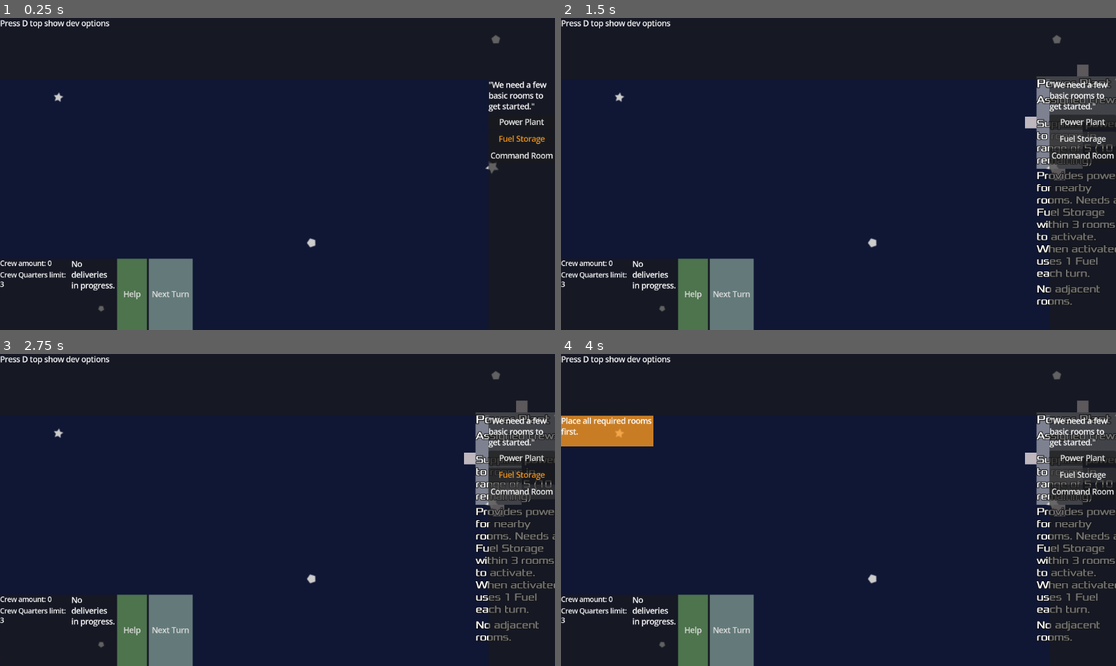
Above: before the commit, frames 1-4 (two rows, left to right).
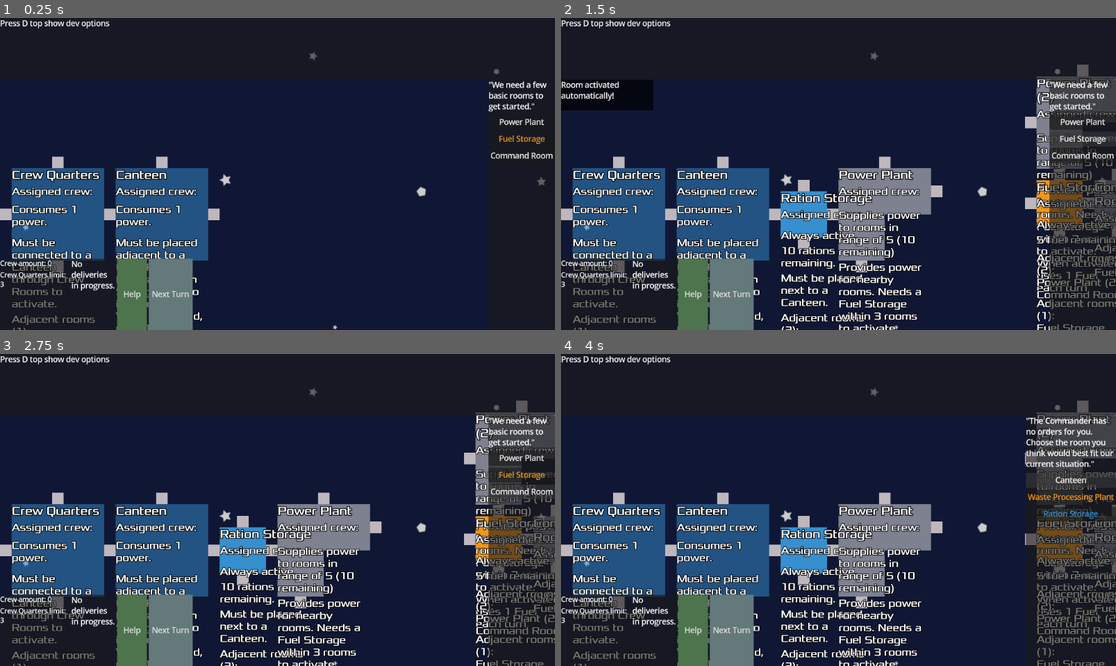
Above: after the commit, the same moments.

Repository: juhanikat/mothership
Game: Godot game, scene res://scenes/main.tscn
The game is run twice, just before and just after one commit, with the same random seed, the same clock (stepped at 60 frames per second) and the same inputs. The engine's default icon, where the game draws it, is replaced by a stand-in: a white triangle on a blue panel in a dark square.
Inputs (mouse positions are in pixels of both pictures, inside the frame that each line leads up to):
- Up to frame 1 (0.25 s): no input
- Up to frame 2 (1.5 s): click "Power Plant" at 0.5 s; click "Fuel Storage" at 1.25 s
- Up to frame 3 (2.75 s): click "Command Room" at 2 s
- Up to frame 4 (4 s): click "Next Turn" at 2.75 s; click (1071, 481) at 3.5 s, where only the run after the commit has a clickable "Canteen"

The runs differ from the first frame. In frame 1, 11% of the frame differs, in the area x 0-99%, y 5-100%; in frame 2, 25%; in frame 3, 23%; in frame 4, 27%, in the area x 0-100%, y 5-100%.

Commit message:
spawn testing rooms when the game opens, and fix some bugs related to crew

Diff:
--- a/data_scripts/RoomData.gd
+++ b/data_scripts/RoomData.gd
@@ -209,7 +209,7 @@
 }
 
 const _data_analysis_data: Dictionary[String, Variant] = {
-	"room_name": " Data Analysis",
+	"room_name": "Data Analysis",
 	"room_shape": RoomShape.LShape,
 	"room_desc": "If activated at the start of a turn, adds an extra room option to choose from.",
 	"room_category": RoomCategory.RESEARCH_ROOM,
--- a/gameplay_scripts/CrewMember.gd
+++ b/gameplay_scripts/CrewMember.gd
@@ -18,10 +18,10 @@
 		global_position = global_mouse_pos
 
 
-func init_crew_member(p_name: String, p_crew_quarters: Room, p_assigned_to: Room):
+## NOTE: <assigned_to> is set inside a function in RoomGameplay.gd.
+func init_crew_member(p_name: String, p_crew_quarters: Room):
 	crewmember_name = p_name
 	crew_quarters = p_crew_quarters
-	assigned_to = p_assigned_to
 
 	name_label.text = crewmember_name
 
--- a/gameplay_scripts/hud/hud.gd
+++ b/gameplay_scripts/hud/hud.gd
@@ -18,7 +18,7 @@
 @export var dev_toolbar: HBoxContainer
 @export var dev_options_hint_label: RichTextLabel
 
-var total_crew: int = 0
+var total_crew: int = 0 # changed by the update() function in this script
 var crew_quarters_limit: int
 
 @onready var main: Main = get_parent()
@@ -117,14 +117,9 @@
 	GlobalSignals.turn_advanced.emit()
 
 
-func _on_crew_added(amount: int) -> void:
-	total_crew += amount
-	total_crew_amount_label.text = "Crew amount: %s" % [str(total_crew)]
-
-
-func _on_crew_removed(amount: int) -> void:
-	total_crew -= amount
-	total_crew_amount_label.text = "Crew amount: %s" % [str(total_crew)]
+func update_crew_amount_label(crew_change: int) -> void:
+	total_crew += crew_change
+	total_crew_amount_label.text = "Total crew: %s" % [str(total_crew)]
 
 
 func _on_crew_quarters_limit_raised(amount: int) -> void:
--- a/gameplay_scripts/main.gd
+++ b/gameplay_scripts/main.gd
@@ -13,9 +13,11 @@
 # All room info boxes are children of this node
 @export var room_info_nodes: Control
 @export var room_selection: RoomSelection
+@export var testing_room_nodes: Node2D # holds rooms that are spawned when the game starts, for testing
+@export var testing_room_locations: Node2D # holds locations for above rooms
 
 var room_scene = load("res://scenes/room.tscn")
-var room_info_scene = load("res://scenes/room_info.tscn")
+
 var path_start: Vector2
 var path_start_room: Room # the room where the path starts
 var path_end: Vector2
@@ -34,6 +36,17 @@
 var used_crew_names: Array[String] = [] # to make sure no crew member name is used twice, should improve this later
 
 @onready var hud = get_node("HUD")
+
+var create_testing_rooms: bool = true
+
+
+## Creates a new room at position, and adds it as a child to TestingRoom.
+func create_testing_room(room_type: RoomData.RoomType, pos: Vector2) -> Room:
+	var new_room = room_scene.instantiate()
+	new_room.init_room(RoomData.room_data[room_type])
+	new_room.global_position = pos
+	testing_room_nodes.add_child(new_room)
+	return new_room
 
 
 func _ready() -> void:
@@ -46,6 +59,25 @@
 	GlobalSignals.crew_quarters_limit_raised.connect(_on_crew_quarters_limit_raised)
 	GlobalSignals.crew_quarters_limit_lowered.connect(_on_crew_quarters_limit_lowered)
 	GlobalSignals.turn_advanced.connect(_on_next_turn)
+
+	if create_testing_rooms:
+		var testing_room_types = [RoomData.RoomType.CREW_QUARTERS, RoomData.RoomType.CANTEEN, RoomData.RoomType.RATION_STORAGE, RoomData.RoomType.POWER_PLANT, RoomData.RoomType.FUEL_STORAGE, RoomData.RoomType.COMMAND_ROOM]
+		for location: Node2D in testing_room_locations.get_children():
+			# creates testing room and adds it as a child to TestingRooms.
+			# it's best to keep TestingROomLocations in a straight line so the rooms can connect easily
+			# also, make sure the amount of spawned rooms matches the amount of locations!
+			var new_room = create_testing_room(testing_room_types.pop_front(), location.global_position)
+			# connects all rooms that are placed by default, as long as they are near enough one another
+			var all_connectors: Array[Connector]
+			all_connectors.assign(get_tree().get_nodes_in_group("Connector"))
+			var connector_pair: Array[Connector] = RoomConnections.find_connector_pairing(new_room.get_own_connectors(), all_connectors, 1000)
+			if len(connector_pair) > 0 and not new_room.locked:
+				await new_room.connect_rooms(connector_pair)
+
+			await get_tree().physics_frame
+			for room: Room in get_tree().get_nodes_in_group("Room"):
+				assert(len(room.overlapping_rooms) == 0, "Testing rooms did not connect properly, move the locations around a bit.")
+
 
 
 func _physics_process(_delta: float) -> void:
@@ -119,31 +151,14 @@
 			return
 
 	var new_room: Room = room_scene.instantiate()
-	var new_room_shape = new_room_data["room_shape"]
 	new_room.init_room(new_room_data, true)
 	new_room.global_position = get_global_mouse_position()
-
-	var room_name = new_room_data["room_name"]
-	var overwrite_name = ""
-	if not spawned_room_names.get(room_name):
-		spawned_room_names[room_name] = 1
-	else:
-		spawned_room_names[room_name] += 1
-	if spawned_room_names[room_name] > 1:
-		overwrite_name = "%s (%s)" % [room_name, spawned_room_names[room_name]]
 
 	if len(get_tree().get_nodes_in_group("Room")) == 0:
 		# this room is the first room
 		new_room.is_starting_room = true
+	# everything else, like creating room_info, is done inside the room's _ready() function
 	room_nodes.add_child(new_room)
-
-	# room info is a child of main scene because otherwise it will rotate with the room
-	var new_room_info: RoomInfo = room_info_scene.instantiate()
-	new_room_info.init_room_info(new_room, new_room_data, overwrite_name)
-	new_room_info.global_position = new_room.global_position + RoomData.room_info_pos[new_room_shape]
-	new_room.room_info = new_room_info
-
-	room_info_nodes.add_child(new_room_info)
 	return new_room
 
 
--- a/gameplay_scripts/room/RoomConnections.gd
+++ b/gameplay_scripts/room/RoomConnections.gd
@@ -131,7 +131,7 @@
 
 
 ## loop through all connectors (in the entire game),
-## and find first two connectors that are in range of each other.
+## and find the closest two connectors that are in range of each other.
 ## If found, returns a list containing both connectors, and an empty list otherwise.
 static func find_connector_pairing(current_room_connectors: Array[Connector], all_connectors: Array[Connector], max_distance: int) -> Array[Connector]:
 	var closest_pair: Array[Connector] = []
--- a/gameplay_scripts/room/RoomGameplay.gd
+++ b/gameplay_scripts/room/RoomGameplay.gd
@@ -186,14 +186,17 @@
 
 ## Assings a crew member to this room, removing them from their previous room. Also updates both affected room_info nodes.
 func assign_crew(crew_member: CrewMember) -> void:
-	var previous_room = crew_member.assigned_to
+	var previous_room: Room = crew_member.assigned_to
 	if previous_room:
+		if previous_room == parent_room:
+			return
 		previous_room.crew_member_node.remove_child(crew_member)
-		previous_room = null
 		previous_room.room_info.update_assigned_crew_container(previous_room.crew_member_node.get_children())
 	crew_member.assigned_to = parent_room
 	parent_room.crew_member_node.add_child(crew_member)
 	parent_room.room_info.update_assigned_crew_container(parent_room.crew_member_node.get_children())
+	crew_member.hide()
+	parent_room.highlight(1)
 
 
 ## Called by main when the turn is advanced. Does not listen to a signal because things need to be done in order,
@@ -271,10 +274,11 @@
 			for i in range(crew_amount):
 				# creates new crew members, fix this if Crew Quarters can ever be disabled and enabled again
 				var new_crew_member: CrewMember = crew_member_scene.instantiate()
-				new_crew_member.init_crew_member(new_crew_member.create_random_name(main.used_crew_names), parent_room, parent_room)
+				new_crew_member.init_crew_member(new_crew_member.create_random_name(main.used_crew_names), parent_room)
 				main.used_crew_names.append(new_crew_member.crewmember_name)
 				# new crew members are assigned to their Crew Quarters by default
 				self.assign_crew(new_crew_member)
+			hud.update_crew_amount_label(4)
 		RoomType.CANTEEN:
 			var adjacent_ration_storages = parent_room.adjacent_rooms.filter(func(room: Room): return room.is_in_group("RationStorage"))
 			if len(adjacent_ration_storages) == 0 or not adjacent_ration_storages[0].gameplay.activated:
--- a/gameplay_scripts/room/room.gd
+++ b/gameplay_scripts/room/room.gd
@@ -20,6 +20,8 @@
 @export var raycast_line: Line2D
 
 var connector_scene = load("res://scenes/connector.tscn")
+var room_info_scene = load("res://scenes/room_info.tscn")
+
 var room_info: RoomInfo # The room's info box, this is a child of the main node
 var hovering: bool = false # true when mouse is hovering over this room.
 var picked: bool = false # true when the room is picked by mouse.
@@ -44,6 +46,7 @@
 @onready var main: Main = get_tree().root.get_node("Main")
 
 
+## NOTE: Also creates the room_info node and adds it to the main scene.
 func _ready() -> void:
 	assert(len(_data.keys()) > 0)
 
@@ -75,6 +78,10 @@
 
 	if room_highlight_lines.get(_shape):
 		highlight_line.points = room_highlight_lines[_shape]
+
+
+	# creates connectors for the room, depending on its shape
+	create_connectors()
 
 	# shapes the texture (Polygon2D) according to the room's shape,
 	# and colors it according to its category.
@@ -113,6 +120,20 @@
 	add_child(gameplay)
 	gameplay.init_gameplay_features(_data)
 
+	var overwrite_name = ""
+	if not main.spawned_room_names.get(room_name):
+		main.spawned_room_names[room_name] = 1
+	else:
+		main.spawned_room_names[room_name] += 1
+	if main.spawned_room_names[room_name] > 1:
+		overwrite_name = "%s (%s)" % [room_name, main.spawned_room_names[room_name]]
+
+	var new_room_info: RoomInfo = room_info_scene.instantiate()
+	new_room_info.init_room_info(self, _data, overwrite_name)
+	new_room_info.global_position = global_position + RoomData.room_info_pos[_shape]
+	room_info = new_room_info
+	main.room_info_nodes.add_child(new_room_info)
+
 
 func _process(_delta: float) -> void:
 	rotation_degrees = lerpf(rotation_degrees, target_rotation, 0.15)
@@ -196,11 +217,8 @@
 	room_category = _data["room_category"]
 	picked = is_picked
 
-	# creates connectors for the room, depending on its shape
-	create_connectors()
-
-
-func highlight(time: int = 2) -> void:
+
+func highlight(time: float = 2.0) -> void:
 	highlight_anim_player.play("show_highlight")
 	highlight_line_timer.start(time)
 
@@ -368,9 +386,7 @@
 func _on_mouse_entered() -> void:
 	hovering = true
 	if not picked:
-		# don't expand room infos if a crew member is picked, for better visibility
-		if len(get_tree().get_nodes_in_group("CrewMember").filter(func(crew: CrewMember): return crew.picked)) == 0:
-			room_info.expand_info()
+		room_info.expand_info()
 
 
 func _on_mouse_exited() -> void:
--- a/scenes/main.tscn
+++ b/scenes/main.tscn
@@ -12,7 +12,7 @@
 outlines = Array[PackedVector2Array]([PackedVector2Array(-384, -320, -384, 1088, 1472, 1088, 1472, -320)])
 agent_radius = 5.0
 
-[node name="Main" type="Node2D" node_paths=PackedStringArray("camera", "nav_region", "nav_actor", "nav_agent", "path_line", "room_nodes", "room_info_nodes", "room_selection")]
+[node name="Main" type="Node2D" node_paths=PackedStringArray("camera", "nav_region", "nav_actor", "nav_agent", "path_line", "room_nodes", "room_info_nodes", "room_selection", "testing_room_nodes", "testing_room_locations")]
 script = ExtResource("1_0wfyh")
 camera = NodePath("Camera2D")
 nav_region = NodePath("NavigationRegion2D")
@@ -22,6 +22,30 @@
 room_nodes = NodePath("RoomNodes")
 room_info_nodes = NodePath("RoomInfoNodes")
 room_selection = NodePath("RoomSelection")
+testing_room_nodes = NodePath("TestingRooms")
+testing_room_locations = NodePath("TestingRoomLocations")
+
+[node name="TestingRooms" type="Node2D" parent="."]
+
+[node name="TestingRoomLocations" type="Node2D" parent="."]
+
+[node name="Location1" type="Node2D" parent="TestingRoomLocations"]
+position = Vector2(272, 384)
+
+[node name="Location2" type="Node2D" parent="TestingRoomLocations"]
+position = Vector2(392, 384)
+
+[node name="Location3" type="Node2D" parent="TestingRoomLocations"]
+position = Vector2(560, 384)
+
+[node name="Location4" type="Node2D" parent="TestingRoomLocations"]
+position = Vector2(800, 384)
+
+[node name="Location5" type="Node2D" parent="TestingRoomLocations"]
+position = Vector2(912, 360)
+
+[node name="Location6" type="Node2D" parent="TestingRoomLocations"]
+position = Vector2(1000, 384)
 
 [node name="BackgroundSVG" type="TextureRect" parent="."]
 z_index = -3
@@ -31,6 +55,7 @@
 offset_bottom = 7104.0
 texture = ExtResource("4_jyhfs")
 stretch_mode = 1
+metadata/_edit_lock_ = true
 
 [node name="HUD" parent="." instance=ExtResource("2_0wfyh")]
 
@@ -39,6 +64,7 @@
 [node name="Notice" parent="." instance=ExtResource("5_tbgi4")]
 
 [node name="Camera2D" type="Camera2D" parent="."]
+position = Vector2(576, 328)
 editor_draw_drag_margin = true
 
 [node name="RoomNodes" type="Node2D" parent="."]
Not shown, changed: design.txt
